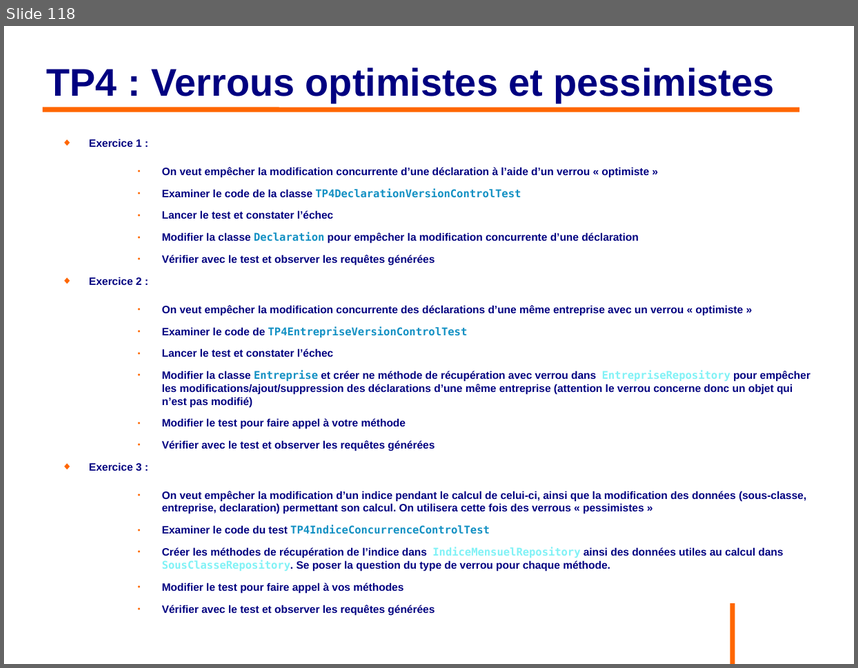
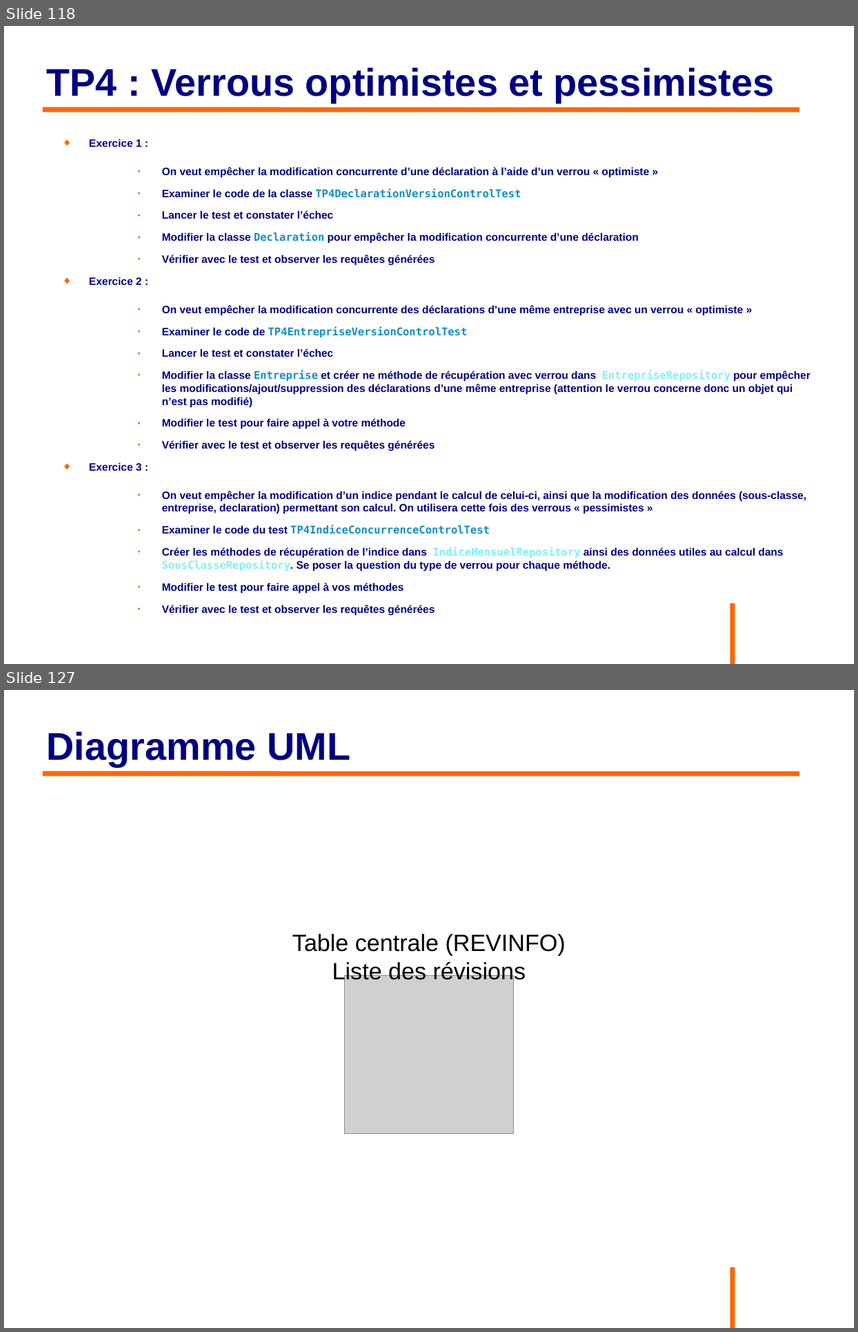
Before and after one commit to philphils/formation-hibernate-avancee, a slide deck: Documentation/diapo_formation_hibernate_avancee.odp. Shown one above the other, each under a label of ours: slide 118 before the commit, slides 118 and 127 after it; the slides between them are not shown. The pictures are 858x668 and 858x1332 pixels, drawn with LibreOffice and Linux fonts; fonts in the diff are those of the drawing; grey boxes stand for pictures; background and template pictures are left out. Boxes give left, top, right and bottom in pixels: in the first picture for what was removed or moved away, otherwise in the second. Text is boxed around its words. In the diff, an @@ line names an element or a change of style, - is before the commit and + after.

```diff
--- a/Documentation/diapo_formation_hibernate_avancee.odp
+++ b/Documentation/diapo_formation_hibernate_avancee.odp
@@ slide 127 added at (x1=4, y1=690, x2=854, y2=1328), background #FFFFFF; not listed: 1 template element that a slide beside it also shows @@
@@ title added at (x1=47, y1=731, x2=350, y2=767), 36 pt, text #000080, bold @@
+Diagramme UML
@@ line added from (43, 773) to (800, 773), #FF6600 4.54 pt @@
@@ text added at (x1=292, y1=934, x2=566, y2=984), 22 pt, text #000000 @@
+Table centrale (REVINFO)
+Liste des révisions
@@ picture added at (x1=344, y1=976, x2=514, y2=1134) @@
```
Also in this commit, not shown: 28 other slides added.
